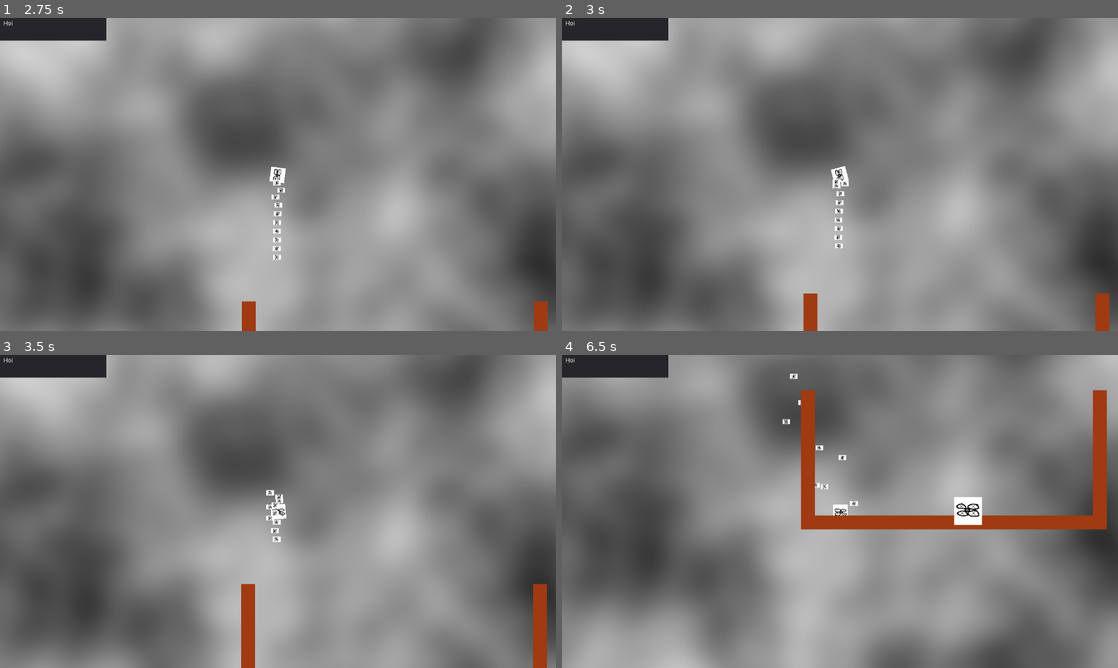
Above: before the commit, frames 1-4 (two rows, left to right).
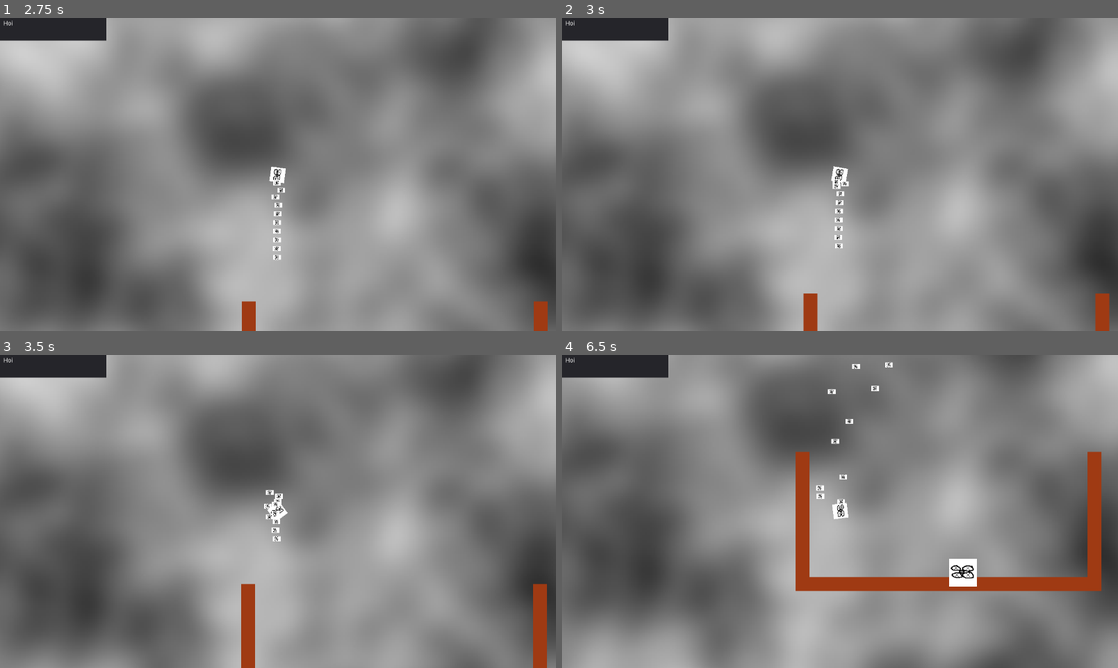
Above: after the commit, the same moments.

Repository: MeAmAnUsername/GMTK-2021
Game: Godot game, scene res://scenes/Main.tscn
Same seed, same stepped clock (60 frames per second), same inputs: the game is played once before the commit and once after it.
Inputs:
- Up to frame 1 (2.75 s): hold Up (ui_up) 0.53-2.03 s; hold Left (ui_left) from 2.03 s (still down)
- Up to frame 2 (3 s): keep holding Left (ui_left)
- Up to frame 3 (3.5 s): keep holding Left (ui_left)
- Up to frame 4 (6.5 s): release Left (ui_left) at 3.53 s; hold Down (ui_down) 3.53-4.28 s; hold Right (ui_right) 4.28-5.03 s; hold Up (ui_up) 5.03-5.78 s; hold Right (ui_right) from 5.78 s (still down)

Frame 1 is identical in both runs. In frame 2, 0.1% of the frame differs, in the area x 48-52%, y 47-74%; in frame 3, 0.2%; in frame 4, 11%, in the area x 3-100%, y 0-100%.

Commit message:
beacon is f*cking working!!!!!!11!!!

Diff:
--- a/scenes/Beacon.tscn
+++ b/scenes/Beacon.tscn
@@ -4,7 +4,7 @@
 [ext_resource path="res://scripts/Beacon.gd" type="Script" id=2]
 
 [sub_resource type="CircleShape2D" id=2]
-radius = 113.413
+radius = 508.265
 
 [sub_resource type="CircleShape2D" id=1]
 
@@ -25,3 +25,6 @@
 
 [node name="Sprite" type="Sprite" parent="RigidBody2D"]
 texture = ExtResource( 1 )
+
+[connection signal="body_entered" from="RigidBody2D/Radius" to="." method="_on_Radius_body_entered"]
+[connection signal="body_exited" from="RigidBody2D/Radius" to="." method="_on_Radius_body_exited"]
--- a/scripts/Beacon.gd
+++ b/scripts/Beacon.gd
@@ -14,4 +14,16 @@
 
 # Called every frame. 'delta' is the elapsed time since the previous frame.
 func _process(delta):
-	print(radius.get_overlapping_bodies())
+	pass
+
+
+func _on_Radius_body_entered(body: PhysicsBody2D) -> void:
+	if body.name == "Player":
+		body.incrementBeacon()
+	print("Enter", body.name)
+	pass # Replace with function body.
+
+
+func _on_Radius_body_exited(body: PhysicsBody2D) -> void:
+	if body.name == "Player":
+		body.decrementBeacon()
--- a/scripts/Player.gd
+++ b/scripts/Player.gd
@@ -1,4 +1,6 @@
 extends RigidBody2D
+
+var beaconCount = 0
 
 var thrust = 1000
 var torque = 4000
@@ -20,6 +22,10 @@
 	# int(Input.is_action_pressed("ui_down")) -
 	input_y = -int(Input.is_action_pressed("ui_up"))
 
+	if beaconCount == 0:
+		input_x = 0
+		input_y = 0
+
 	thrust_charge += delta * (1.25 if (input_y == 0) else -8.00)
 	torque_charge += delta * (2.50 if (input_x == 0) else -8.00)
 	thrust_charge = clamp(thrust_charge, 0, 1)
@@ -28,6 +34,11 @@
 	gravity_scale += delta * (3.0 if (input_y == 0) else -6.0)
 	gravity_scale = clamp(gravity_scale, 2.0, 5.0)
 
+func incrementBeacon():
+	beaconCount += 1
+
+func decrementBeacon():
+	beaconCount -= 1
 
 func _physics_process(_delta):
 	pass
